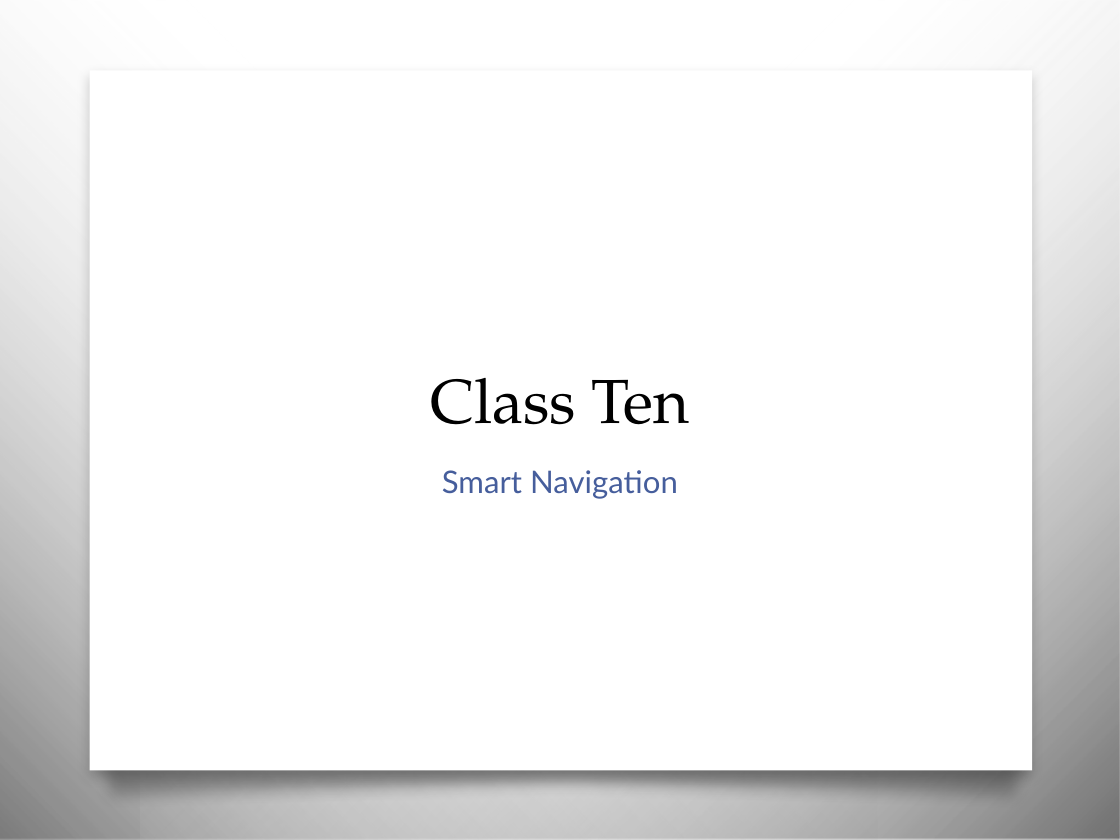
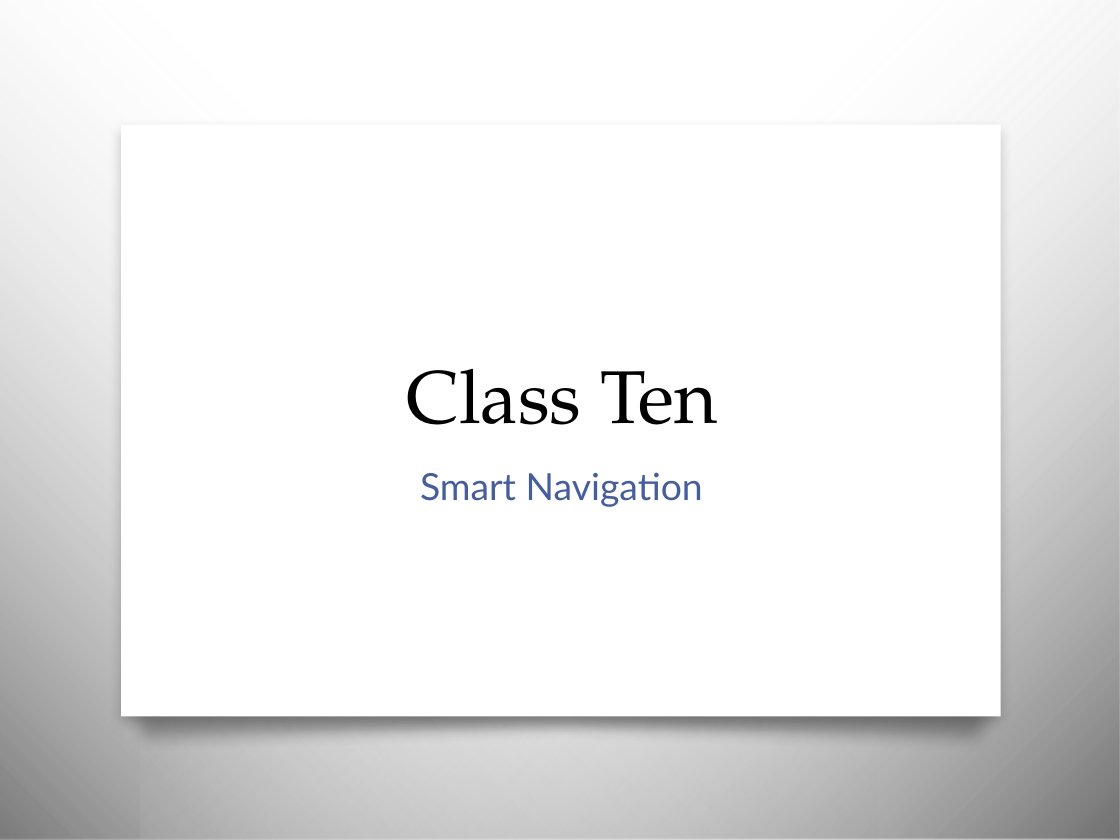
Before and after one commit to awayken/USF-ART329, a slide deck: slide 1 of slides/classnine/slides.pptx (slide 18 before the commit). Drawn at 1120x840 pixels with LibreOffice and Linux fonts; fonts in the diff are those of the drawing; background and template pictures are left out. Boxes give left, top, right and bottom in pixels: in the first picture for what was removed or moved away, otherwise in the second. Text is boxed around its words. In the diff, an @@ line names an element or a change of style, - is before the commit and + after.

Commit message:
Tweak from class.

```diff
--- a/slides/classnine/slides.pptx
+++ b/slides/classnine/slides.pptx
@@ rectangle: place and size @@
-rectangle at bbox=[90, 71, 1033, 771]
+rectangle at bbox=[121, 124, 1000, 716]
@@ title "Class Ten": place and size @@
-title "Class Ten" at bbox=[430, 378, 690, 425]
+title "Class Ten" at bbox=[406, 368, 718, 425]
@@ title "Class Ten" at bbox=[406, 368, 718, 425]: size 40 to 48 pt @@
@@ subtitle "Smart Navigation": place and size @@
-subtitle "Smart Navigation" at bbox=[442, 470, 678, 498]
+subtitle "Smart Navigation" at bbox=[420, 472, 703, 507]
@@ subtitle "Smart Navigation" at bbox=[420, 472, 703, 507]: size 20 to 24 pt @@
@@ freeform shape: place and size @@
-freeform shape at bbox=[77, 744, 1047, 810]
+freeform shape at bbox=[110, 688, 1014, 754]
```
Also in this commit, not shown: 2 other slides changed, 1 slide added, 11 slides removed.
